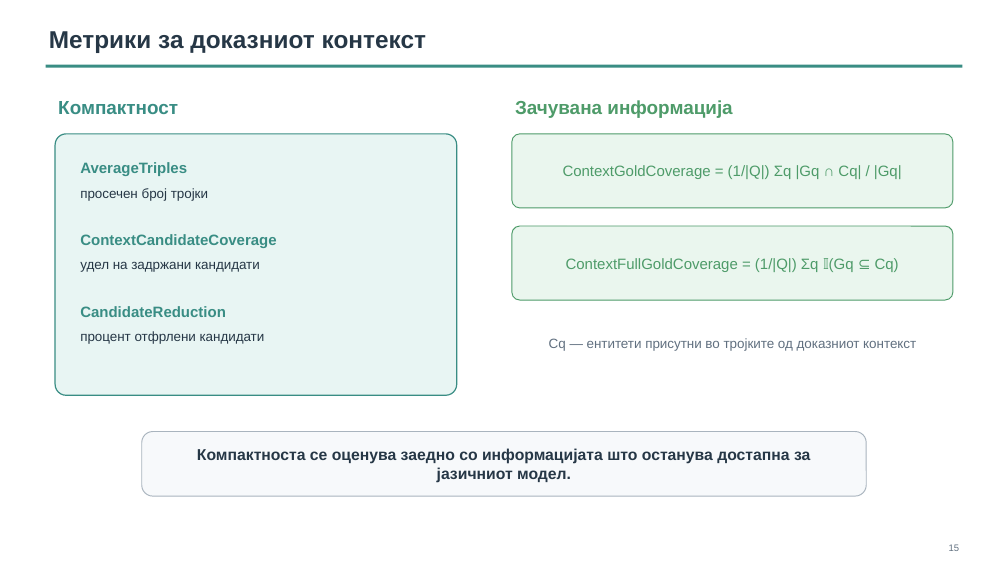
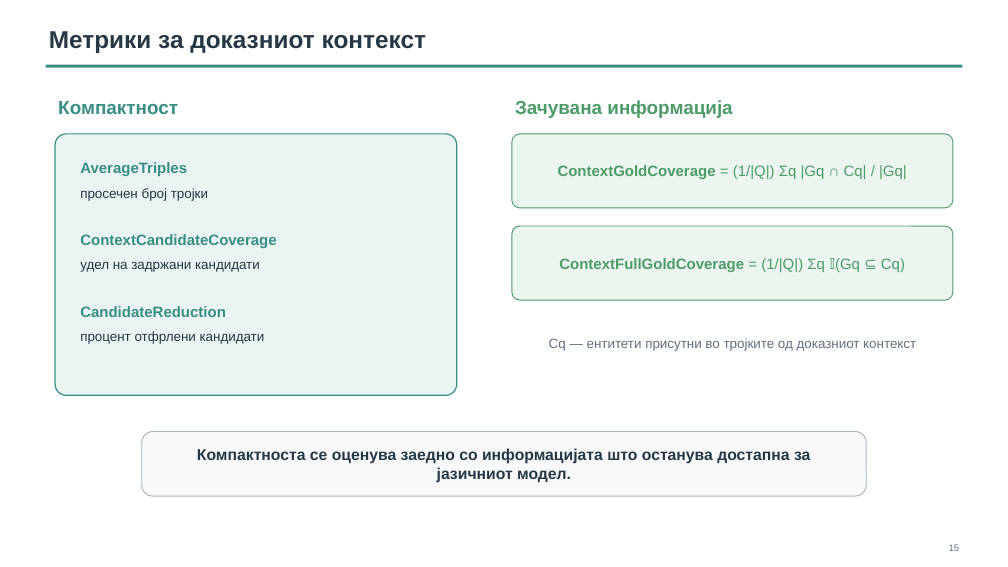
Before and after one commit to Itonkdong/graphragx, a slide deck: slide 15 of metadata/presentation/thesis_defense_presentation.pptx. Drawn at 1008x567 pixels with LibreOffice and Linux fonts; fonts in the diff are those of the drawing. Boxes give left, top, right and bottom in pixels: in the first picture for what was removed or moved away, otherwise in the second. Text is boxed around its words. In the diff, an @@ line names an element or a change of style, - is before the commit and + after.

```diff
--- a/metadata/presentation/thesis_defense_presentation.pptx
+++ b/metadata/presentation/thesis_defense_presentation.pptx
@@ text "ContextGoldCoverage = (1/|Q|) Σq |Gq ..." at [558, 165, 907, 179]: bold on in "ContextGoldCoverage" @@
@@ text "ContextFullGoldCoverage = (1/|Q|) Σq 𝕀(Gq ..." at [559, 258, 905, 272]: bold on in "ContextFullGoldCoverage" @@
```
Also in this commit, not shown: 10 other slides changed.
